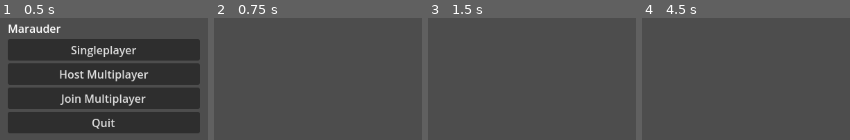
Above: before the commit, frames 1-4 (left to right).
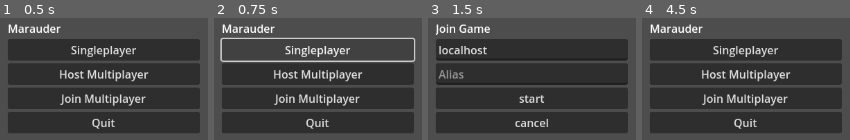
Above: after the commit, the same moments.

Repository: EamonnMR/Marauder
Game: Godot game, scene res://menu/MainMenu.tscn
Same seed, same stepped clock (60 frames per second), same inputs: the game is played once before the commit and once after it.
Inputs (mouse positions are in pixels of both pictures, inside the frame that each line leads up to):
- Up to frame 1 (0.5 s): no input
- Up to frame 2 (0.75 s): click "Singleplayer" at 0.5 s
- Up to frame 3 (1.5 s): click (532, 98) at 1.25 s, where only the run after the commit has a clickable "Join Multiplayer"
- Up to frame 4 (4.5 s): click (746, 98) at 2 s, where only the run after the commit has a clickable "start"; click (746, 98) at 2.75 s, where only the run after the commit has a clickable "start"; click (746, 98) at 3.5 s, where only the run after the commit has a clickable "start"; click (746, 122) at 4.25 s, where only the run after the commit has a clickable "cancel"

Frame 1 is identical in both runs. In frame 2, 52% of the frame differs, in the area x 2-98%, y 4-95%; in frame 3, 64%, in the area x 3-97%, y 4-95%; in frame 4, 63%.

Commit message:
Fixes issue breaking background shader

Diff:
--- a/Universe.tscn
+++ b/Universe.tscn
@@ -1,10 +1,50 @@
-[gd_scene load_steps=3 format=3 uid="uid://c3nv740euw7op"]
+[gd_scene load_steps=9 format=3 uid="uid://c3nv740euw7op"]
 
 [ext_resource type="Script" path="res://universe.gd" id="1_2xk0u"]
 [ext_resource type="Script" path="res://system.gd" id="2_so72h"]
+[ext_resource type="Shader" path="res://env/starfield.gdshader" id="3_4q1wc"]
+[ext_resource type="Script" path="res://env/starfield.gd" id="3_lucws"]
+[ext_resource type="Texture2D" uid="uid://vanijpnw2gv6" path="res://assets/ScreamingBrain_cc0/SBS - Seamless Space Backgrounds - Large 1024x1024/Large 1024x1024/Starfields/Starfield_03-1024x1024.png" id="4_86yn0"]
+[ext_resource type="Texture2D" uid="uid://bamaexmsyujpj" path="res://assets/ScreamingBrain_cc0/SBS - Seamless Space Backgrounds - Large 1024x1024/Large 1024x1024/Blue Nebula/Blue_Nebula_07-1024x1024.png" id="5_u6wla"]
 
-[node name="Universe" type="Node3D"]
+[sub_resource type="ShaderMaterial" id="ShaderMaterial_1mqx7"]
+shader = ExtResource("3_4q1wc")
+shader_parameter/position = Vector2(0, 0)
+shader_parameter/warp_factor = 0.0
+shader_parameter/warp_factor_scale = 20.0
+shader_parameter/warp_angle = null
+shader_parameter/nebula = ExtResource("4_86yn0")
+
+[sub_resource type="Environment" id="Environment_vfll2"]
+background_mode = 3
+background_canvas_max_layer = -1
+
+[node name="Universe" type="Node"]
 script = ExtResource("1_2xk0u")
 
-[node name="System" type="Node3D" parent="."]
+[node name="System" type="Node" parent="."]
 script = ExtResource("2_so72h")
+
+[node name="Background" type="CanvasLayer" parent="System"]
+layer = -1
+
+[node name="Starfield" type="TextureRect" parent="System/Background"]
+process_mode = 3
+material = SubResource("ShaderMaterial_1mqx7")
+anchors_preset = 15
+anchor_right = 1.0
+anchor_bottom = 1.0
+grow_horizontal = 2
+grow_vertical = 2
+texture = ExtResource("5_u6wla")
+stretch_mode = 1
+script = ExtResource("3_lucws")
+
+[node name="WorldEnvironment" type="WorldEnvironment" parent="System"]
+environment = SubResource("Environment_vfll2")
+
+[node name="Node3D" type="Node3D" parent="."]
+
+[node name="Camera3D" type="Camera3D" parent="Node3D"]
+projection = 1
+current = true
--- a/system.gd
+++ b/system.gd
@@ -1,11 +1 @@
-extends Node3D
-
-
-# Called when the node enters the scene tree for the first time.
-func _ready():
-	pass # Replace with function body.
-
-
-# Called every frame. 'delta' is the elapsed time since the previous frame.
-func _process(delta):
-	pass
+extends Node
--- a/universe.gd
+++ b/universe.gd
@@ -1,4 +1,4 @@
-extends Node3D
+extends Node
 
 
 # Called when the node enters the scene tree for the first time.
Not shown, changed: .gitignore
